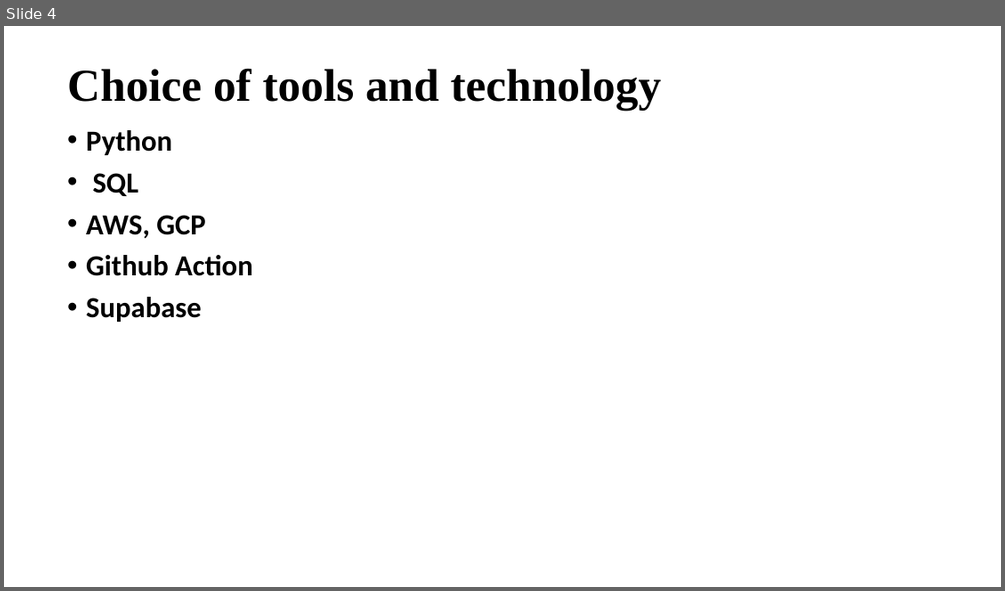
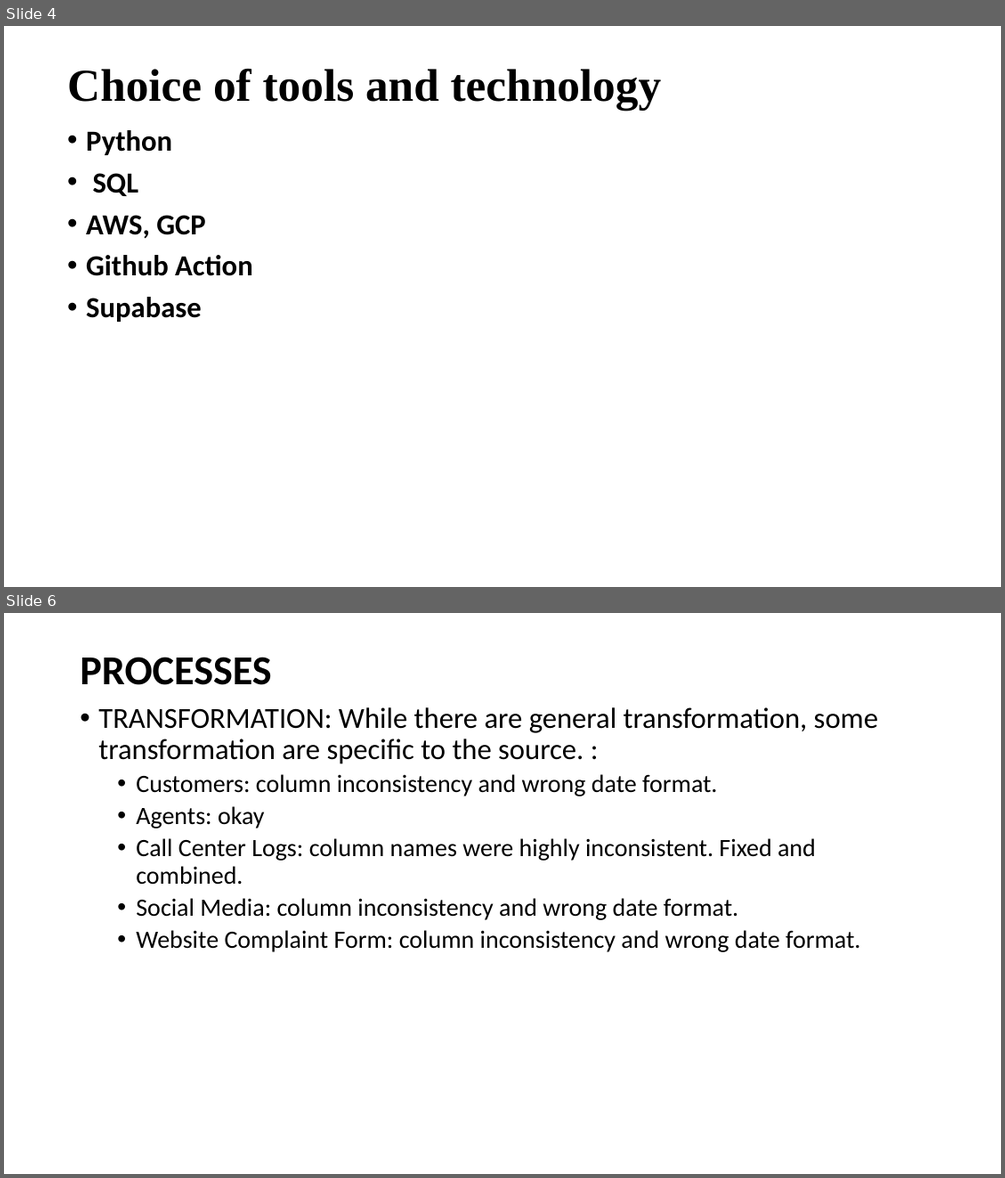
Before and after one commit to JosephItopa/cohort-2-final-de-project, a slide deck: slide/CDE COHORT – 2 PROJECT.pptx. Shown one above the other, each under a label of ours: slide 4 before the commit, slides 4 and 6 after it; the slides between them are not shown. The pictures are 1005x591 and 1005x1178 pixels, drawn with LibreOffice and Linux fonts; fonts in the diff are those of the drawing. Boxes give left, top, right and bottom in pixels: in the first picture for what was removed or moved away, otherwise in the second. Text is boxed around its words. In the diff, an @@ line names an element or a change of style, - is before the commit and + after.

Commit message:
update slide

```diff
--- a/slide/CDE COHORT – 2 PROJECT.pptx
+++ b/slide/CDE COHORT – 2 PROJECT.pptx
@@ slide 6 added at (4, 613, 1001, 1174), background #FFFFFF @@
@@ title added at (80, 657, 271, 685), 39.6 pt, text #000000, bold @@
+PROCESSES
@@ text added at (98, 707, 878, 952), 24 pt, text #000000 @@
+• TRANSFORMATION: While there are general transformation, some transformation are specific to the source. :
+  • Customers: column inconsistency and wrong date format.
+  • Agents: okay
+  • Call Center Logs: column names were highly inconsistent. Fixed and combined.
+  • Social Media: column inconsistency and wrong date format.
+  • Website Complaint Form: column inconsistency and wrong date format.
```
Also in this commit, not shown: 3 other slides added, 1 slide removed, 3 other files.
